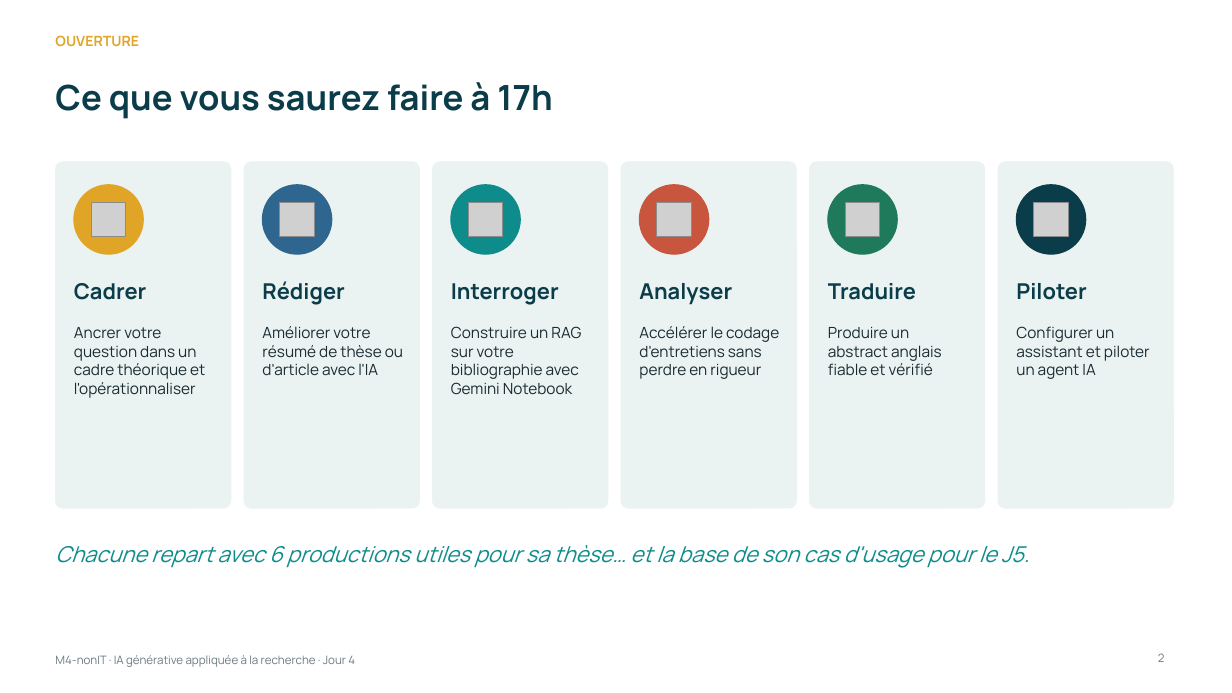
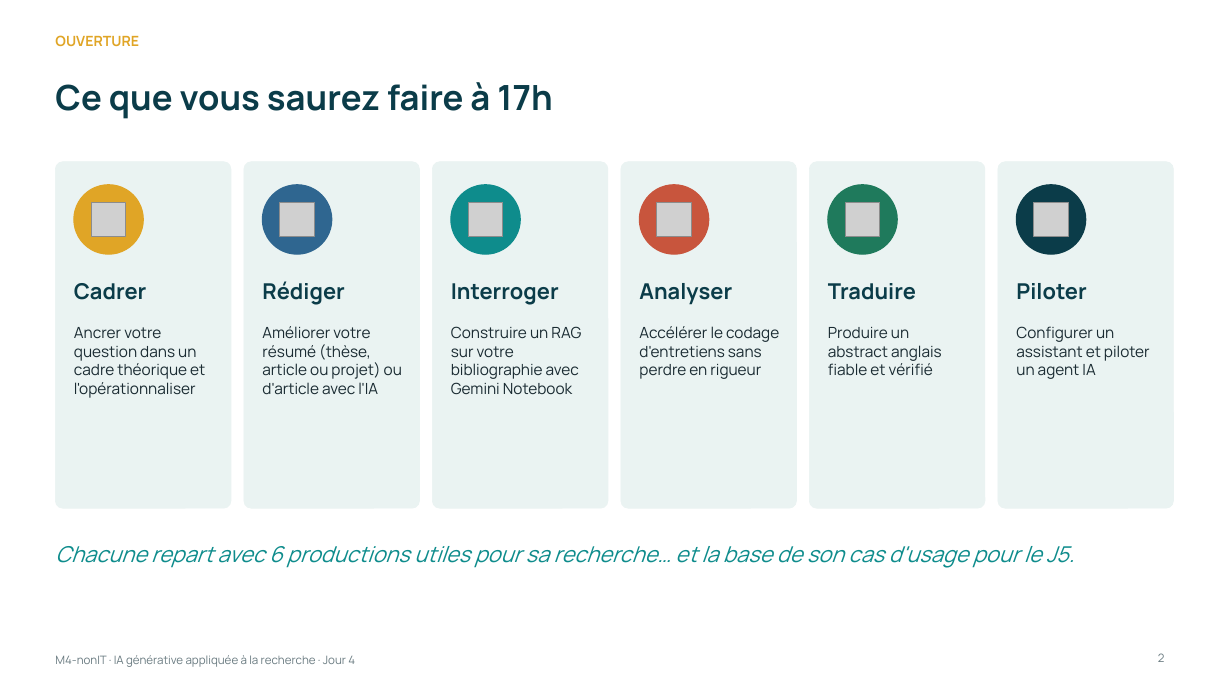
Before and after one commit to Amevi-isi/formation-chercheur-univ, a slide deck: slide 2 of module4_nonIT/M4-nonIT_IA_generative_appliquee.pptx. Drawn at 1232x693 pixels with LibreOffice and Linux fonts; fonts in the diff are those of the drawing; grey boxes stand for pictures. Boxes give left, top, right and bottom in pixels: in the first picture for what was removed or moved away, otherwise in the second. Text is boxed around its words. In the diff, an @@ line names an element or a change of style, - is before the commit and + after.

```diff
--- a/module4_nonIT/M4-nonIT_IA_generative_appliquee.pptx
+++ b/module4_nonIT/M4-nonIT_IA_generative_appliquee.pptx
@@ text at [262,326,402,394]: text changed @@
-Améliorer votre résumé de thèse ou d'article avec l'IA
+Améliorer votre résumé (thèse, article ou projet) ou d'article avec l'IA
@@ text at [55,546,1074,568]: text changed @@
-Chacune repart avec 6 productions utiles pour sa thèse… et la base de son cas d'usage pour le J5.
+Chacune repart avec 6 productions utiles pour sa recherche… et la base de son cas d'usage pour le J5.
```
Also in this commit, not shown: 15 other slides changed, 9 other files.
